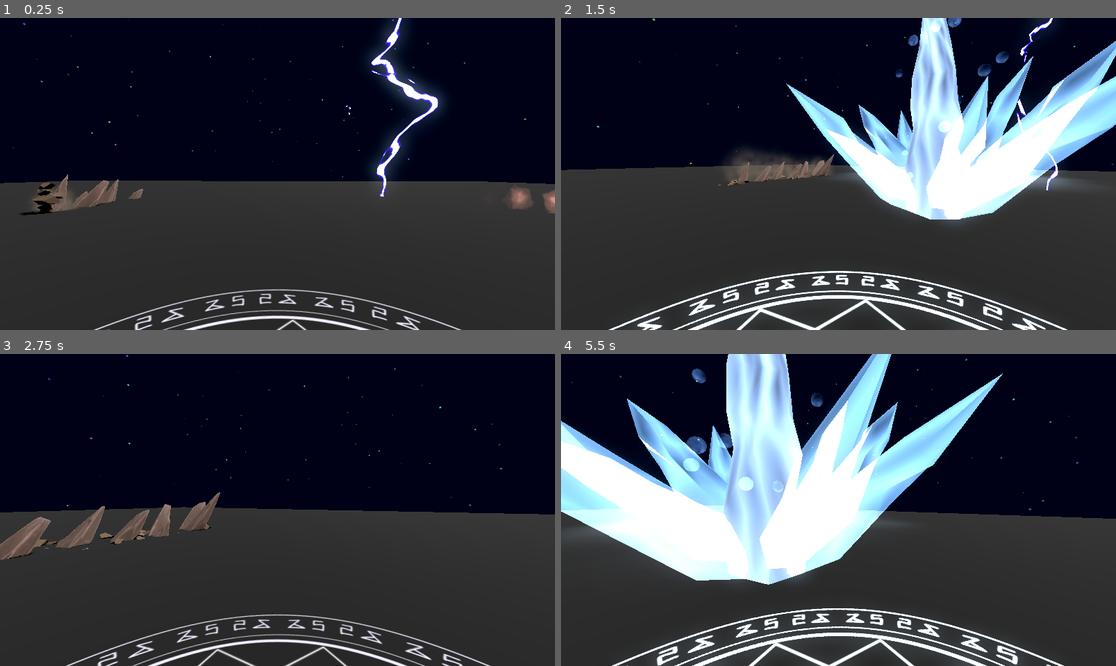
Above: before the commit, frames 1-4 (two rows, left to right).
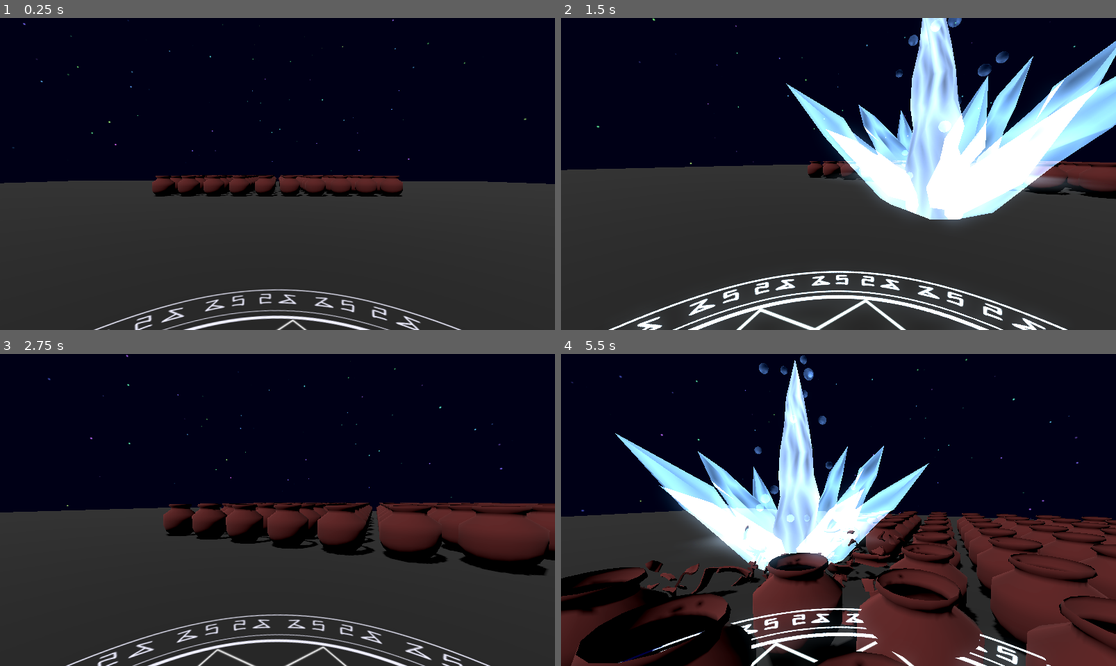
Above: after the commit, the same moments.

Repository: wispykey/shader-dump
Game: Godot game, scene res://demo_map.tscn
Same seed, same stepped clock (60 frames per second), same inputs: the game is played once before the commit and once after it.
Inputs (mouse positions are in pixels of both pictures, inside the frame that each line leads up to):
- Up to frame 1 (0.25 s): no input
- Up to frame 2 (1.5 s): tap Enter (ui_accept) at 0.5, 0.77 s; move the mouse to (960, 158) at 0.52 s; hold Right (ui_right) 0.53-1.28 s; click (960, 158) at 0.67 s; move the mouse to (810, 174) at 1.27 s; hold Up (ui_up) from 1.28 s (still down)
- Up to frame 3 (2.75 s): keep holding Up (ui_up); tap Enter (ui_accept) at 1.52 s; move the mouse to (288, 503) at 2.02 s
- Up to frame 4 (5.5 s): keep holding Up (ui_up); move the mouse to (832, 516) at 2.77 s; click (832, 516) at 2.92 s; tap Enter (ui_accept) at 3.02, 3.77, 4.52 s; move the mouse to (877, 513) at 3.52 s; move the mouse to (794, 506) at 4.27 s; move the mouse to (844, 510) at 5.02 s; click (844, 510) at 5.17 s

The runs differ from the first frame. In frame 1, 6.4% of the frame differs, in the area x 3-100%, y 0-64%; in frame 2, 3.5%; in frame 3, 11%; in frame 4, 58%, in the area x 0-100%, y 0-100%.

Commit message:
Spawn single, centered grid of pots

Diff:
--- a/demo_map.gd
+++ b/demo_map.gd
@@ -9,10 +9,11 @@
 @export var subsequent_skill_spawn_time_interval = 4.
 @export var pots_respawn_interval = 5.
 
-const spacing = 2
-const num_pots_row = 5
-const num_pots_col = 5
-const pots_per_quadrant = num_pots_col * num_pots_row
+# Pot spawning info
+const spacing: float = 2.
+const num_pots_row: int = 10
+const num_pots_col: int = 10
+const num_pots: int = num_pots_col * num_pots_row
 
 @onready var player: ProtoController = $ProtoController
 @onready var magic_circle: MagicCircle = $ProtoController/MagicCircle
@@ -67,31 +68,51 @@
 
 
 func init_pots():
-	for i in range(pots_per_quadrant):
+	var offset = $Pots.position + Vector3(
+		-0.5 * (num_pots_row - 1) * spacing,
+		0,
+		-0.5 * (num_pots_col - 1) * spacing
+	)
+
+	for i in range(num_pots):
 		var x = i / num_pots_row
 		var z = i % num_pots_row
 
 		var pot_inst: Node3D = pot.instantiate()
-		pot_inst.position = Vector3(x + 1, 0, z + 1) * spacing
+		pot_inst.position = Vector3(
+			offset.x + x * spacing,
+			0,
+			offset.z + z * spacing,
+		)
+
 		# Vary rotation to add more entropy to impact
 		pot_inst.rotation.y = randf_range(0., TAU)
 		pot_inst.scale *= pot_scale
-		add_child(pot_inst)
+		$Pots.add_child(pot_inst)
 
 		spawned_pots.append(pot_inst)
 
 
 func respawn_pots():
-	for i in range(pots_per_quadrant):
+	var offset = $Pots.position + 0.5 * Vector3(
+		-(num_pots_row + spacing),
+		0,
+		num_pots_col + spacing)
+
+	for i in range(num_pots):
 		var x = i / num_pots_row
 		var z = i % num_pots_row
-		print('respawning')
 
-		if spawned_pots[i] :
+		if spawned_pots[i]:
 			continue
 
 		var pot_inst: Node3D = pot.instantiate()
-		pot_inst.position = Vector3(x + 1, 0, z + 1) * spacing
+		pot_inst.position = Vector3(
+			offset.x + x * spacing,
+			0,
+			offset.z - z * spacing,
+		)
+
 		# Vary rotation to add more entropy to impact
 		pot_inst.rotation.y = randf_range(0., TAU)
 		pot_inst.scale *= pot_scale
--- a/demo_map.tscn
+++ b/demo_map.tscn
@@ -44,32 +44,16 @@
 [node name="WorldEnvironment" type="WorldEnvironment" parent="." unique_id=1445595343]
 environment = SubResource("Environment_xis5h")
 
-[node name="ProtoController" parent="." unique_id=725154141 instance=ExtResource("1_42bif")]
-
-[node name="MagicCircle" parent="ProtoController" unique_id=198085887 instance=ExtResource("8_n3c11")]
-transform = Transform3D(0.5, 0, 0, 0, 0.5, 0, 0, 0, 0.5, 0, 0, 0)
-
 [node name="Floor" type="CSGBox3D" parent="." unique_id=1044718296]
 transform = Transform3D(0.99999815, 0.0016169095, -0.0010314098, -0.0016160911, 0.9999984, 0.0007979993, 0.0010326918, -0.0007963396, 0.99999917, 0.01732254, -0.4621582, -0.010160446)
 use_collision = true
 size = Vector3(100, 1, 100)
 material = SubResource("StandardMaterial3D_ofcdo")
 
-[node name="LightningLeLu" parent="." unique_id=1530353930 instance=ExtResource("2_kbhvk")]
-transform = Transform3D(1, 0, 0, 0, 1, 0, 0, 0, 1, 8.926453, 0, -16.134224)
+[node name="ProtoController" parent="." unique_id=725154141 instance=ExtResource("1_42bif")]
 
-[node name="Earth" parent="." unique_id=1712225740 instance=ExtResource("3_xis5h")]
-transform = Transform3D(0.9999999, 0, 0, 0, 1, 0, 0, 0, 0.9999999, -10.210161, 0, -8.164591)
-
-[node name="Floor" parent="Earth" index="2" unique_id=153234413]
-visible = false
-
-[node name="Tornado" parent="." unique_id=189150725 instance=ExtResource("4_ywkik")]
-transform = Transform3D(1, 0, 0, 0, 1, 0, 0, 0, 1, 0, 0, -13.4857025)
-visible = false
-
-[node name="Elfire" parent="." unique_id=1272849628 instance=ExtResource("6_ofcdo")]
-transform = Transform3D(1, 0, 0, 0, 1, 0, 0, 0, 1, 10.725, 0, -8.154983)
+[node name="MagicCircle" parent="ProtoController" unique_id=198085887 instance=ExtResource("8_n3c11")]
+transform = Transform3D(0.5, 0, 0, 0, 0.5, 0, 0, 0, 0.5, 0, 0, 0)
 
 [node name="SkillAutoSpawner" type="Timer" parent="." unique_id=2063127331]
 one_shot = true
@@ -77,4 +61,26 @@
 [node name="PotsAutoSpawner" type="Timer" parent="." unique_id=1330754934]
 one_shot = true
 
-[editable path="Earth"]
+[node name="SkillShowcase" type="Node3D" parent="." unique_id=1284024176]
+transform = Transform3D(-1, 0, -8.742278e-08, 0, 1, 0, 8.742278e-08, 0, -1, 0, 0, 0)
+
+[node name="LightningLeLu" parent="SkillShowcase" unique_id=1530353930 instance=ExtResource("2_kbhvk")]
+transform = Transform3D(1, 0, 0, 0, 1, 0, 0, 0, 1, 8.926453, 0, -16.134224)
+
+[node name="Earth" parent="SkillShowcase" unique_id=1712225740 instance=ExtResource("3_xis5h")]
+transform = Transform3D(0.9999999, 0, 0, 0, 1, 0, 0, 0, 0.9999999, -10.210161, 0, -8.164591)
+
+[node name="Floor" parent="SkillShowcase/Earth" index="2" unique_id=153234413]
+visible = false
+
+[node name="Tornado" parent="SkillShowcase" unique_id=189150725 instance=ExtResource("4_ywkik")]
+transform = Transform3D(1, 0, 0, 0, 1, 0, 0, 0, 1, 0, 0, -13.4857025)
+visible = false
+
+[node name="Elfire" parent="SkillShowcase" unique_id=1272849628 instance=ExtResource("6_ofcdo")]
+transform = Transform3D(1, 0, 0, 0, 1, 0, 0, 0, 1, 10.725, 0, -8.154983)
+
+[node name="Pots" type="Node3D" parent="." unique_id=1371580669]
+transform = Transform3D(1, 0, 0, 0, 1, 0, 0, 0, 1, 0, 0, -12.530467)
+
+[editable path="SkillShowcase/Earth"]
